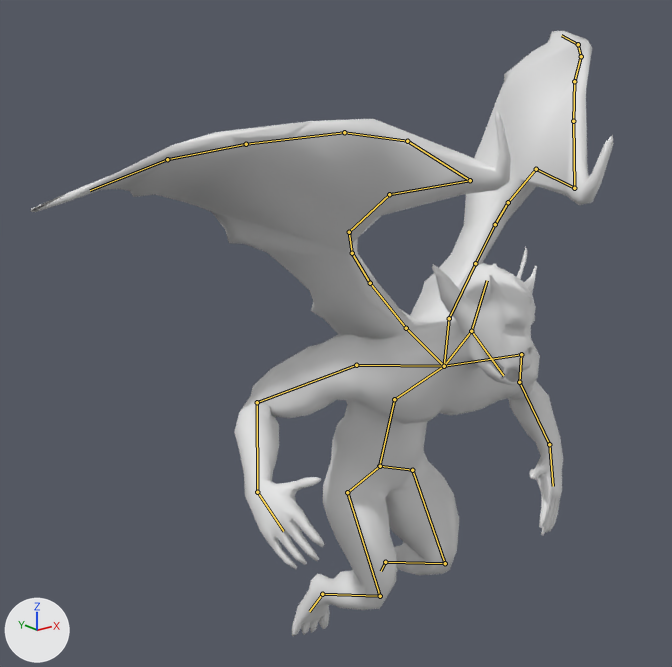
Renders of the Blender file gargole.blend from each side of a commit.
Camera for both pictures: a 50 mm camera at (-7.36, -7.25, 7.78) aimed at (-0.51, 1.31, 4.36). The lights are fixed; the arrows at lower left show +X, +Y and +Z. Both versions are drawn at frame 10 of the action 'Attack'; the numbers are the values there. The bones that bend it are drawn over the model as lines.

In view in the first picture: 'Gargoyle_1'.
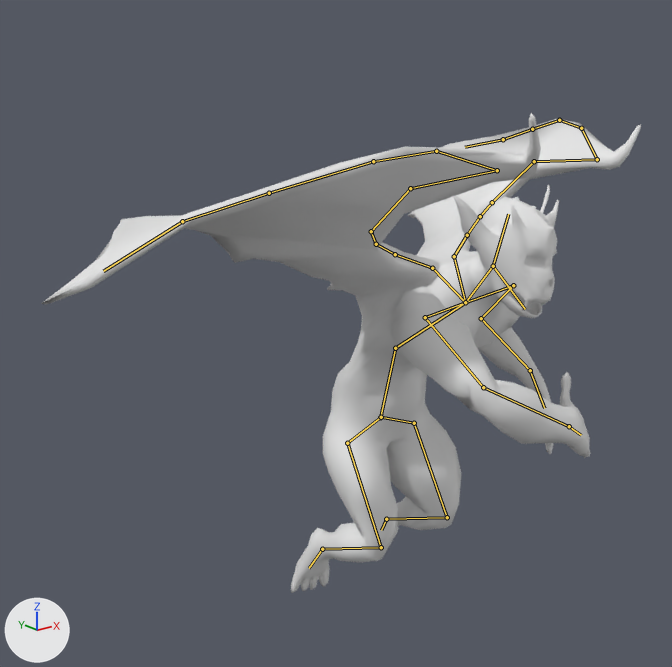
Pixel boxes [x1, y1, x2, y2] of what changed, in the pictures (672 x 667 px):
'Gargoyle_1', posed (21% shorter)
    before: [31, 31, 614, 636]
    after: [41, 113, 641, 593]
bone 'Torso', root to tip
    before: (379, 466) to (394, 399)
    after: (380, 417) to (395, 348)
bone 'chest', root to tip
    before: (394, 399) to (444, 366)
    after: (395, 348) to (465, 302)
bone 'left_clavicle', root to tip
    before: (444, 366) to (356, 365)
    after: (465, 302) to (425, 317)
bone 'left_arm', root to tip
    before: (356, 365) to (257, 402)
    after: (425, 317) to (483, 387)
bone 'left_forearm', root to tip
    before: (257, 402) to (257, 492)
    after: (483, 387) to (569, 426)
bone 'neck', root to tip
    before: (444, 366) to (471, 331)
    after: (465, 302) to (493, 266)
bone 'Bone.022', root to tip
    before: (449, 318) to (475, 263)
    after: (454, 256) to (467, 235)
bone 'Bone.026', root to tip
    before: (536, 169) to (574, 188)
    after: (534, 161) to (597, 159)
bone 'Bone.028', root to tip
    before: (406, 328) to (370, 283)
    after: (432, 268) to (395, 254)
bone 'Bone.032', root to tip
    before: (389, 194) to (470, 180)
    after: (410, 188) to (497, 170)
bone 'left_hip', root to tip
    before: (380, 466) to (347, 492)
    after: (381, 417) to (347, 443)
bone 'right_hip', root to tip
    before: (380, 466) to (412, 470)
    after: (381, 417) to (414, 423)

The change in detail:
Bone 'Torso' (bone_torso) moves from (0.0, -0.2, 0.0) to (-0.03, 0.48, 0.0).
Bone 'chest' (bone_chest) turns from (40, 0, 0) to (40, 24, -6) degrees about its own x, y and z.
Bone 'left_clavicle' (bone_left_clavicle) turns from (-21, 5, 16) to (-8, 3, 0) degrees about its own x, y and z.
Bone 'left_arm' (bone_left_arm) turns from (15, -5, -25) to (55, 4, -76) degrees about its own x, y and z.
Bone 'left_forearm' (bone_left_forearm) turns from (106, 21, 70) to (106, 23, 72) degrees about its own x, y and z.
Bone 'neck' (bone_neck) turns from (-20, -3, -10) to (-20, -20, 11) degrees about its own x, y and z.
Bone 'Bone.022' (bone_bone_022) moves from (0.0, 0.04, 0.02) to (0.0, 0.0, 0.0).
Bone 'Bone.022' (bone_bone_022) turns from (23, -16, -42) to (-2, -13, -75) degrees about its own x, y and z.
Bone 'Bone.026' (bone_bone_026) turns from (30, 18, 1) to (38, 24, -6) degrees about its own x, y and z.
Bone 'Bone.028' (bone_bone_028) moves from (-0.01, -0.04, -0.02) to (0.0, 0.0, 0.0).
Bone 'Bone.028' (bone_bone_028) turns from (32, 5, 31) to (25, -9, 57) degrees about its own x, y and z.
Bone 'Bone.032' (bone_bone_032) turns from (23, -24, -32) to (40, -21, -23) degrees about its own x, y and z.
Bone 'left_hip' (bone_left_hip) moves from (0.0, 0.07, -0.19) to (0.0, -0.17, 0.45).
Bone 'right_hip' (bone_right_hip) moves from (0.0, 0.08, -0.19) to (0.0, -0.18, 0.44).
